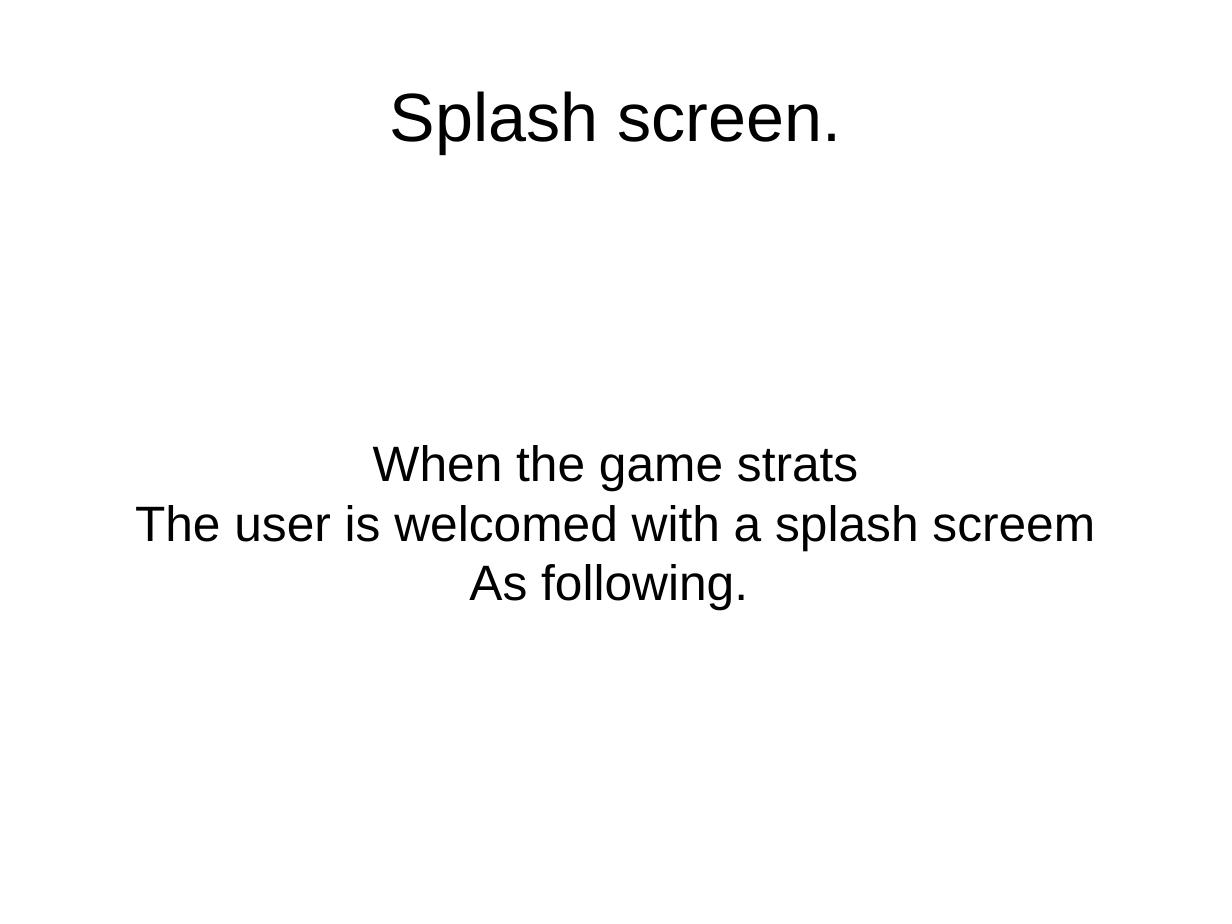
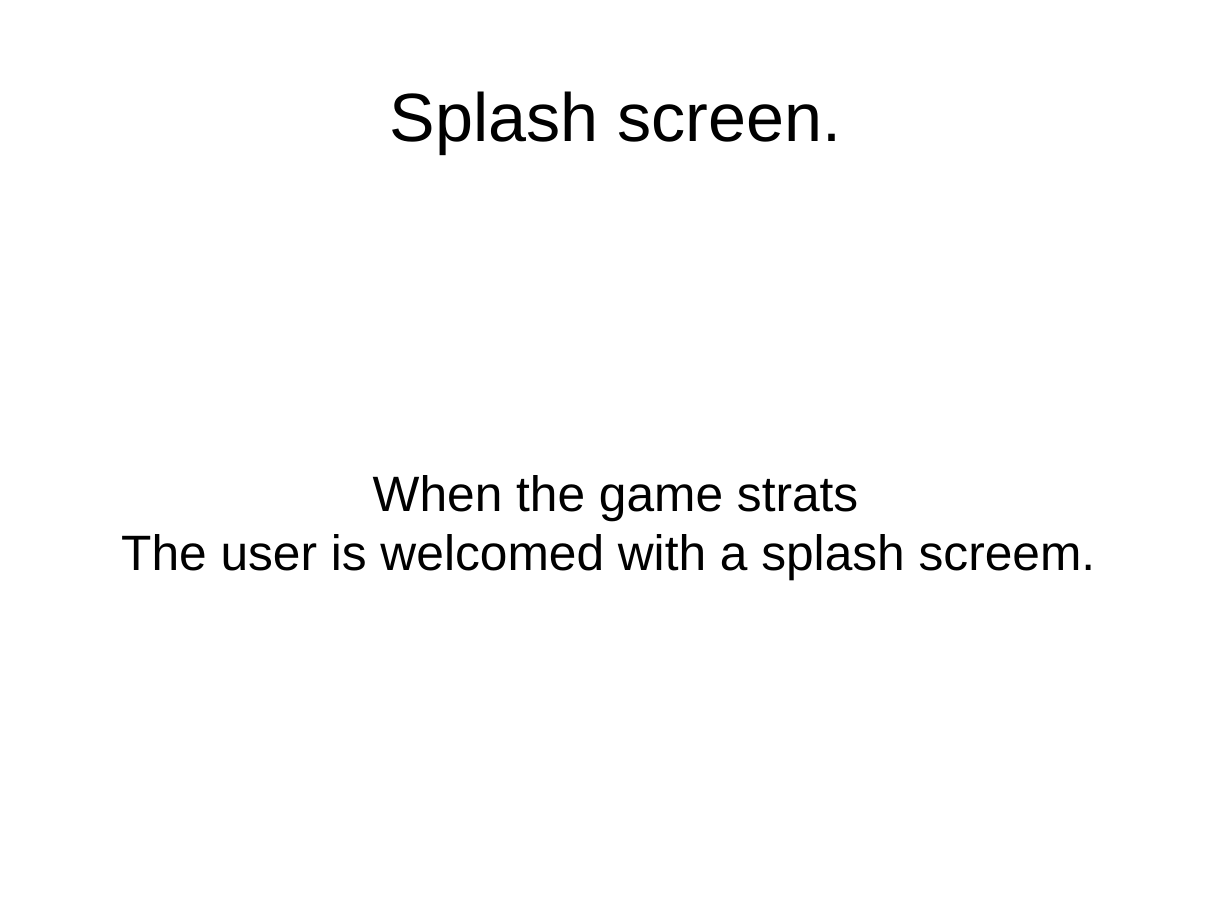
Before and after one commit to idolord/CryptDuel, a slide deck: slide 2 of documentation/interface CDC.odp (slide 1 before the commit). Drawn at 1232x924 pixels with LibreOffice and Linux fonts; fonts in the diff are those of the drawing. Boxes give left, top, right and bottom in pixels: in the first picture for what was removed or moved away, otherwise in the second. Text is boxed around its words. In the diff, an @@ line names an element or a change of style, - is before the commit and + after.

```diff
--- a/documentation/interface CDC.odp
+++ b/documentation/interface CDC.odp
@@ subtitle at (121,534,1096,580): text changed @@
-The user is welcomed with a splash screem
-As following.
+The user is welcomed with a splash screem.
```
Also in this commit, not shown: 8 other slides changed, 8 slides added.
